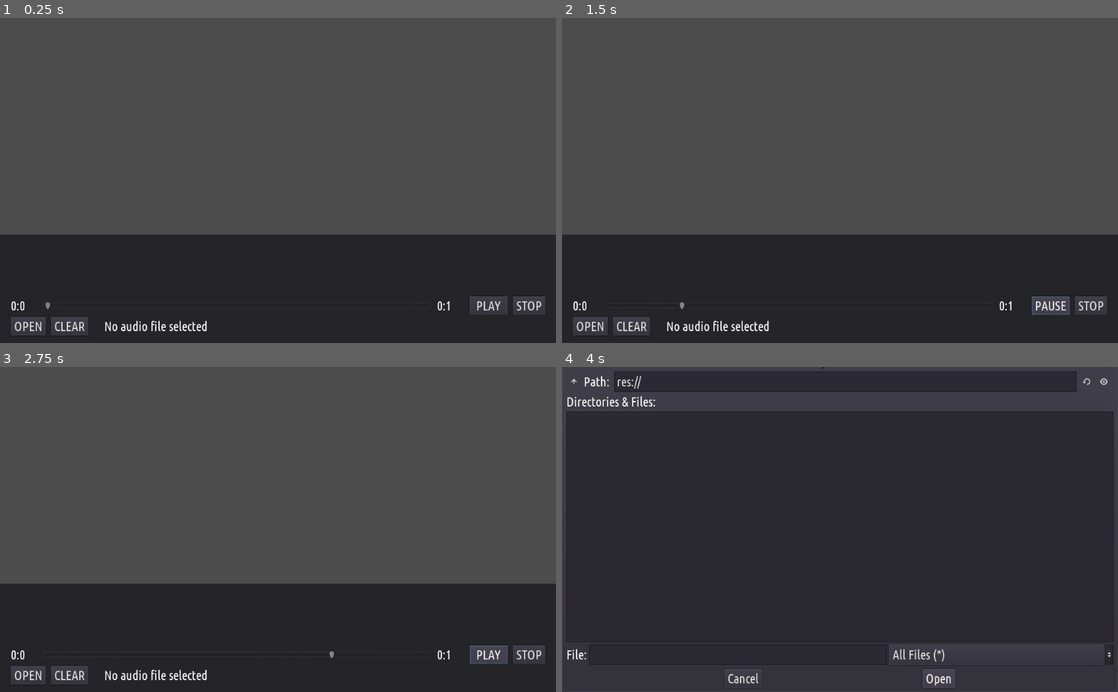
Above: before the commit, frames 1-4 (two rows, left to right).
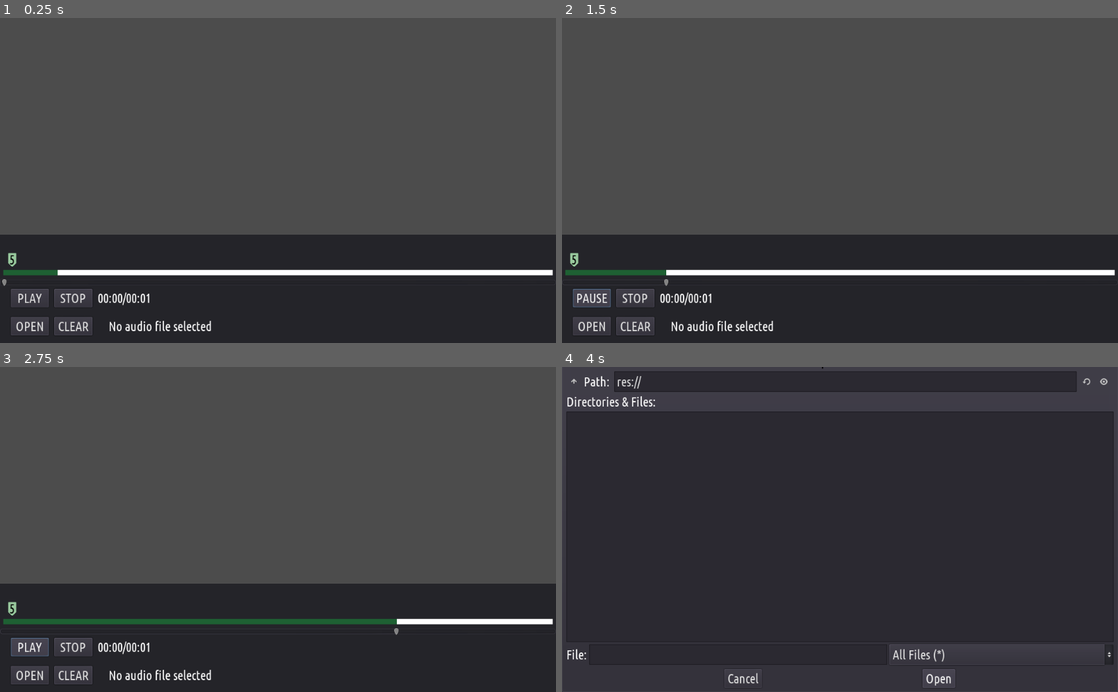
Above: after the commit, the same moments.

Repository: vel-jack/timeline
Game: Godot game, scene res://Scenes/Editor.tscn
Two runs of this game, one before a commit and one after it. Both use one fixed random seed, a clock stepped at 60 frames per second and the inputs below. The project has no main scene, so this scene is started directly. Sound files missing from this copy of the repository are replaced by a short silence.
Inputs:
- Up to frame 1 (0.25 s): no input
- Up to frame 2 (1.5 s): click "STOP" at 0.5 s; click "PLAY" at 1.25 s
- Up to frame 3 (2.75 s): click "PAUSE" at 2 s
- Up to frame 4 (4 s): click "PLAY" at 2.75 s; click "OPEN" at 3.5 s

The runs differ from the first frame. In frame 1, 3.9% of the frame differs, in the area x 0-100%, y 72-98%; in frame 2, 4.1%; in frame 3, 4.0%; in frame 4, nothing differs.

Commit message:
tag

Diff:
--- a/Scenes/Editor.tscn
+++ b/Scenes/Editor.tscn
@@ -1,7 +1,8 @@
-[gd_scene load_steps=5 format=2]
+[gd_scene load_steps=7 format=2]
 
 [ext_resource path="res://Fonts/UbuntuCondensed-Regular.ttf" type="DynamicFontData" id=1]
 [ext_resource path="res://Scripts/Editor.gd" type="Script" id=2]
+[ext_resource path="res://Scenes/Tag.tscn" type="PackedScene" id=3]
 
 [sub_resource type="DynamicFont" id=2]
 size = 24
@@ -10,6 +11,9 @@
 [sub_resource type="Theme" id=1]
 default_font = SubResource( 2 )
 
+[sub_resource type="StyleBoxFlat" id=3]
+bg_color = Color( 1, 1, 1, 1 )
+
 [node name="Editor" type="Control"]
 anchor_right = 1.0
 anchor_bottom = 1.0
@@ -39,15 +43,57 @@
 anchor_right = 1.0
 anchor_bottom = 1.0
 
-[node name="Control" type="Control" parent="Vbox/ControllerUI/VBoxContainer"]
-margin_right = 1024.0
-margin_bottom = 110.0
+[node name="Editor" type="VBoxContainer" parent="Vbox/ControllerUI/VBoxContainer"]
+margin_right = 1024.0
+margin_bottom = 96.0
 size_flags_vertical = 3
 
+[node name="Control" type="Control" parent="Vbox/ControllerUI/VBoxContainer/Editor"]
+margin_right = 1024.0
+margin_bottom = 76.0
+size_flags_vertical = 3
+
+[node name="Tag" parent="Vbox/ControllerUI/VBoxContainer/Editor/Control" instance=ExtResource( 3 )]
+margin_left = 10.0
+margin_top = 34.0
+margin_right = 35.0
+margin_bottom = 59.0
+
+[node name="TimelineBg" type="Panel" parent="Vbox/ControllerUI/VBoxContainer/Editor/Control"]
+anchor_top = 0.5
+anchor_right = 1.0
+anchor_bottom = 0.5
+margin_left = 6.0
+margin_top = 27.0
+margin_right = -6.0
+margin_bottom = 37.0
+rect_min_size = Vector2( 0, 10 )
+custom_styles/panel = SubResource( 3 )
+
+[node name="Timeline" type="Panel" parent="Vbox/ControllerUI/VBoxContainer/Editor/Control"]
+modulate = Color( 0.121569, 0.380392, 0.203922, 1 )
+anchor_top = 0.5
+anchor_right = 1.0
+anchor_bottom = 0.5
+margin_left = 6.0
+margin_top = 27.0
+margin_right = -918.0
+margin_bottom = 37.0
+rect_min_size = Vector2( 0, 5 )
+custom_styles/panel = SubResource( 3 )
+
+[node name="progress" type="HSlider" parent="Vbox/ControllerUI/VBoxContainer/Editor"]
+margin_top = 80.0
+margin_right = 1024.0
+margin_bottom = 96.0
+size_flags_horizontal = 3
+size_flags_vertical = 4
+step = 0.0
+
 [node name="slider" type="HBoxContainer" parent="Vbox/ControllerUI/VBoxContainer"]
-margin_top = 114.0
-margin_right = 1024.0
-margin_bottom = 148.0
+margin_top = 100.0
+margin_right = 1024.0
+margin_bottom = 134.0
 custom_constants/separation = 10
 
 [node name="space2" type="Control" parent="Vbox/ControllerUI/VBoxContainer/slider"]
@@ -55,51 +101,42 @@
 margin_bottom = 34.0
 rect_min_size = Vector2( 10, 0 )
 
+[node name="Play" type="Button" parent="Vbox/ControllerUI/VBoxContainer/slider"]
+margin_left = 20.0
+margin_right = 90.0
+margin_bottom = 34.0
+rect_min_size = Vector2( 70, 0 )
+size_flags_vertical = 5
+text = "PLAY"
+
+[node name="Stop" type="Button" parent="Vbox/ControllerUI/VBoxContainer/slider"]
+margin_left = 100.0
+margin_right = 170.0
+margin_bottom = 34.0
+rect_min_size = Vector2( 70, 0 )
+size_flags_vertical = 5
+text = "STOP"
+
 [node name="cursor" type="Label" parent="Vbox/ControllerUI/VBoxContainer/slider"]
-margin_left = 20.0
+margin_left = 180.0
 margin_top = 3.0
-margin_right = 70.0
+margin_right = 230.0
 margin_bottom = 31.0
 rect_min_size = Vector2( 50, 0 )
 text = "00.00"
-
-[node name="progress" type="HSlider" parent="Vbox/ControllerUI/VBoxContainer/slider"]
-margin_left = 80.0
-margin_top = 9.0
-margin_right = 795.0
-margin_bottom = 25.0
-size_flags_horizontal = 3
-size_flags_vertical = 4
-step = 0.0
-
-[node name="length" type="Label" parent="Vbox/ControllerUI/VBoxContainer/slider"]
-margin_left = 805.0
-margin_top = 3.0
-margin_right = 855.0
-margin_bottom = 31.0
-rect_min_size = Vector2( 50, 0 )
-text = "04.20"
-
-[node name="Play" type="Button" parent="Vbox/ControllerUI/VBoxContainer/slider"]
-margin_left = 865.0
-margin_right = 935.0
-margin_bottom = 34.0
-rect_min_size = Vector2( 70, 0 )
-size_flags_vertical = 5
-text = "PLAY"
-
-[node name="Stop" type="Button" parent="Vbox/ControllerUI/VBoxContainer/slider"]
-margin_left = 945.0
-margin_right = 1004.0
-margin_bottom = 34.0
-size_flags_vertical = 5
-text = "STOP"
+align = 1
 
 [node name="space" type="Control" parent="Vbox/ControllerUI/VBoxContainer/slider"]
-margin_left = 1014.0
-margin_right = 1024.0
-margin_bottom = 34.0
-rect_min_size = Vector2( 10, 0 )
+margin_left = 240.0
+margin_right = 250.0
+margin_bottom = 34.0
+rect_min_size = Vector2( 10, 0 )
+
+[node name="space2" type="Control" parent="Vbox/ControllerUI/VBoxContainer"]
+margin_top = 138.0
+margin_right = 1024.0
+margin_bottom = 148.0
+rect_min_size = Vector2( 0, 10 )
 
 [node name="conroller" type="HBoxContainer" parent="Vbox/ControllerUI/VBoxContainer"]
 margin_top = 152.0
@@ -114,28 +151,30 @@
 
 [node name="Open" type="Button" parent="Vbox/ControllerUI/VBoxContainer/conroller"]
 margin_left = 20.0
-margin_right = 84.0
-margin_bottom = 34.0
+margin_right = 90.0
+margin_bottom = 34.0
+rect_min_size = Vector2( 70, 0 )
 size_flags_vertical = 5
 text = "OPEN"
 
 [node name="Clear" type="Button" parent="Vbox/ControllerUI/VBoxContainer/conroller"]
-margin_left = 94.0
-margin_right = 162.0
-margin_bottom = 34.0
+margin_left = 100.0
+margin_right = 170.0
+margin_bottom = 34.0
+rect_min_size = Vector2( 70, 0 )
 size_flags_vertical = 5
 text = "CLEAR"
 
 [node name="space2" type="Control" parent="Vbox/ControllerUI/VBoxContainer/conroller"]
-margin_left = 172.0
-margin_right = 182.0
+margin_left = 180.0
+margin_right = 190.0
 margin_bottom = 34.0
 rect_min_size = Vector2( 10, 0 )
 
 [node name="Label" type="Label" parent="Vbox/ControllerUI/VBoxContainer/conroller"]
-margin_left = 192.0
+margin_left = 200.0
 margin_top = 3.0
-margin_right = 382.0
+margin_right = 390.0
 margin_bottom = 31.0
 text = "No audio file selected"
 
@@ -152,9 +191,9 @@
 mode = 0
 
 [node name="AudioPlayer" type="AudioStreamPlayer2D" parent="."]
-position = Vector2( 515, 233 )
-
-[connection signal="value_changed" from="Vbox/ControllerUI/VBoxContainer/slider/progress" to="." method="_on_progress_value_changed"]
+position = Vector2( 550, 200 )
+
+[connection signal="value_changed" from="Vbox/ControllerUI/VBoxContainer/Editor/progress" to="." method="_on_progress_value_changed"]
 [connection signal="pressed" from="Vbox/ControllerUI/VBoxContainer/slider/Play" to="." method="_on_Play_pressed"]
 [connection signal="pressed" from="Vbox/ControllerUI/VBoxContainer/slider/Stop" to="." method="_on_Stop_pressed"]
 [connection signal="pressed" from="Vbox/ControllerUI/VBoxContainer/conroller/Open" to="." method="_on_Open_pressed"]
--- /dev/null
+++ b/Scenes/Tag.tscn
@@ -0,0 +1,21 @@
+[gd_scene load_steps=2 format=2]
+
+[ext_resource path="res://Assets/tag.png" type="Texture" id=1]
+
+[node name="Tag" type="TextureRect"]
+margin_right = 100.0
+margin_bottom = 100.0
+rect_min_size = Vector2( 25, 25 )
+texture = ExtResource( 1 )
+expand = true
+stretch_mode = 1
+
+[node name="Label" type="Label" parent="."]
+modulate = Color( 0, 0, 0, 1 )
+anchor_right = 1.0
+anchor_bottom = 1.0
+grow_horizontal = 2
+grow_vertical = 2
+text = "5"
+align = 1
+valign = 1
--- a/Scripts/Editor.gd
+++ b/Scripts/Editor.gd
@@ -3,27 +3,32 @@
 # variables
 var playing = false
 var cur_pos = 0
+var audio_length_str = ""
+var audio_length= 0
 
 # onready
-onready var progress = $Vbox/ControllerUI/VBoxContainer/slider/progress
+onready var progress = $Vbox/ControllerUI/VBoxContainer/Editor/progress
 onready var play = $Vbox/ControllerUI/VBoxContainer/slider/Play
 onready var stop = $Vbox/ControllerUI/VBoxContainer/slider/Stop
 onready var cursor = $Vbox/ControllerUI/VBoxContainer/slider/cursor
 onready var audio_player = $AudioPlayer
+onready var timeline = $Vbox/ControllerUI/VBoxContainer/Editor/Control/Timeline
+onready var timeline_bg =$Vbox/ControllerUI/VBoxContainer/Editor/Control/TimelineBg
 
 
 func _ready():
 	audio_player.stream = load("res://Assets/cool.mp3")
-	var a = audio_player.stream.get_length()
-	progress.max_value = int(a)
-	$Vbox/ControllerUI/VBoxContainer/slider/length.text = to_time(int(a))
+	audio_length = audio_player.stream.get_length()
+	progress.max_value = audio_length
+	audio_length_str = to_time(int(audio_length))
 	set_curser(0)
 
+
 func set_curser(t):
-	cursor.text = to_time(t);
+	cursor.text = to_time(t)+'/'+audio_length_str;
 
 func to_time(secs):
-	return str((secs/60)%60) + ":" + str(secs%60)
+	return "%02d:%02d" % [(secs/60)%60,secs%60]
 
 # warning-ignore:unused_argument
 func _process(delta):
@@ -31,6 +36,7 @@
 		var a = audio_player.get_playback_position()
 		set_curser(int(a))
 		progress.value = a
+		timeline.rect_size = Vector2(timeline_bg.rect_size.x* (a/audio_length*100)/100 ,10)
 	pass
 
 
Binary file added: Assets/tag.png
Not shown, added: Assets/tag.png.import
